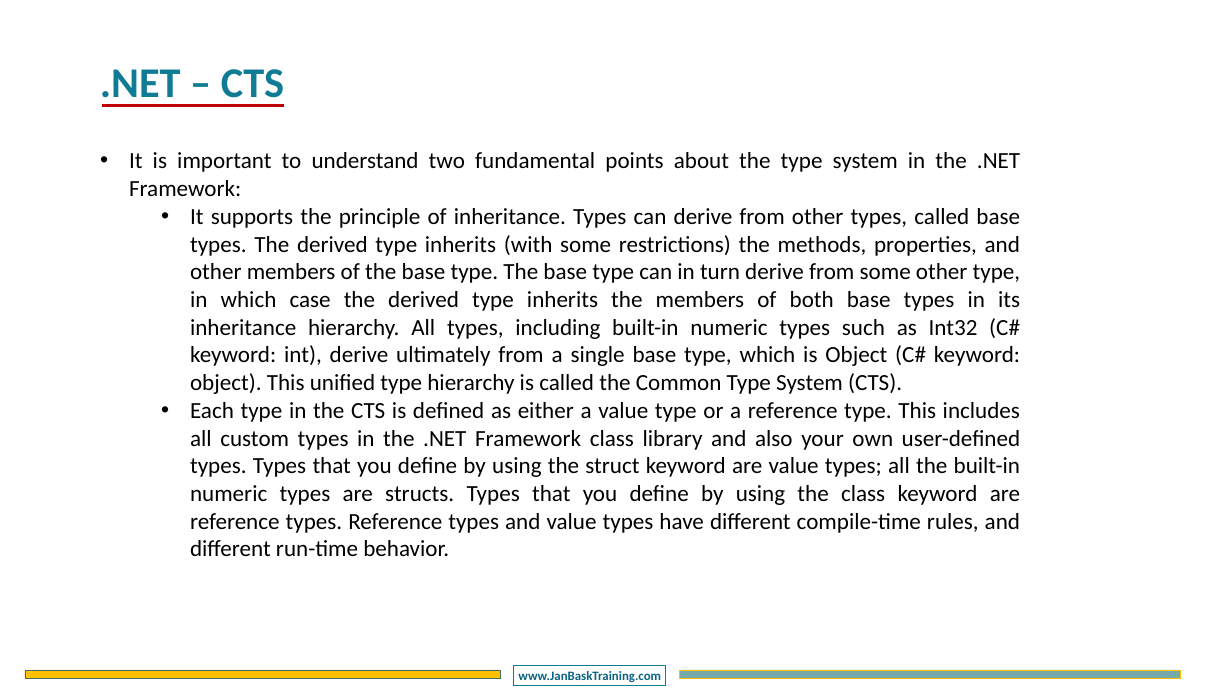
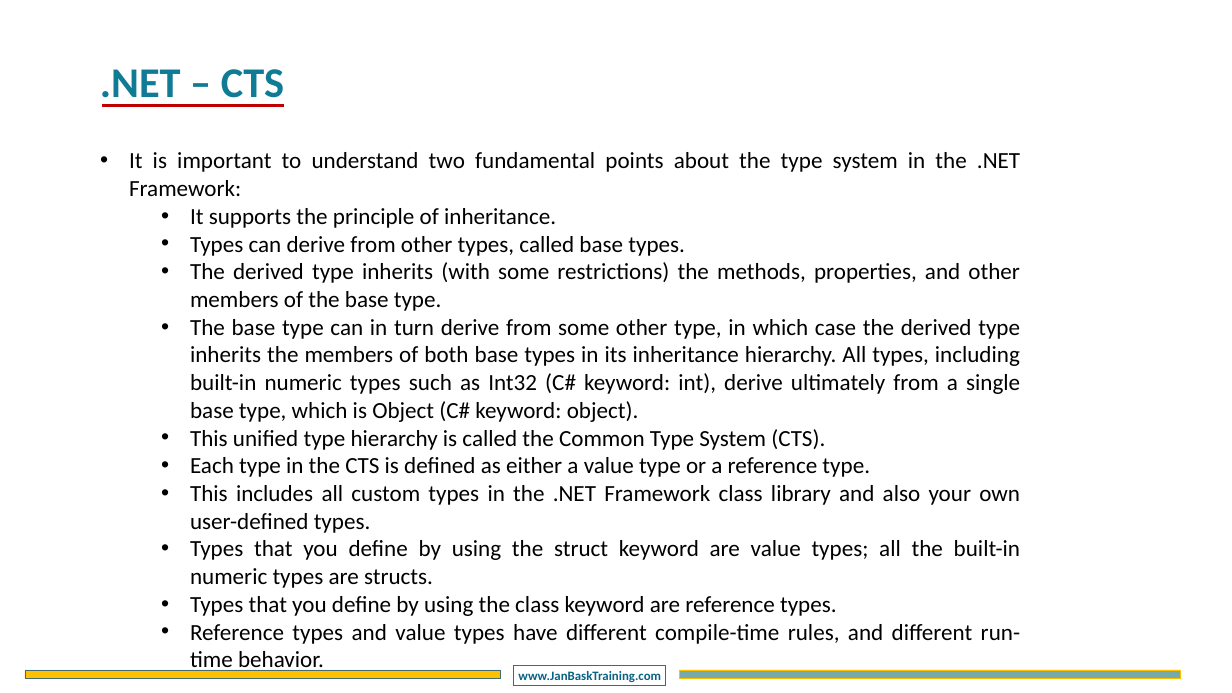
Before and after one commit to DotNetTraining/DotNetEssentials, a slide deck: slide 7 of slides/OOPC/OOPC - Chapter2.pptx. Drawn at 1232x693 pixels with LibreOffice and Linux fonts; fonts in the diff are those of the drawing; background and template pictures are left out. Boxes give left, top, right and bottom in pixels: in the first picture for what was removed or moved away, otherwise in the second. Text is boxed around its words. In the diff, an @@ line names an element or a change of style, - is before the commit and + after.

```diff
--- a/slides/OOPC/OOPC - Chapter2.pptx
+++ b/slides/OOPC/OOPC - Chapter2.pptx
@@ text at (190,208,1020,674): text changed @@
-  • It supports the principle of inheritance. Types can derive from other types, called base types. The derived type inherits (with some restrictions) the methods, properties, and other members of the base type. The base type can in turn derive from some other type, in which case the derived type inherits the members of both base types in its inheritance hierarchy. All types, including built-in numeric types such as Int32 (C# keyword: int), derive ultimately from a single base type, which is Object (C# keyword: object). This unified type hierarchy is called the Common Type System (CTS).
-  • Each type in the CTS is defined as either a value type or a reference type. This includes all custom types in the .NET Framework class library and also your own user-defined types. Types that you define by using the struct keyword are value types; all the built-in numeric types are structs. Types that you define by using the class keyword are reference types. Reference types and value types have different compile-time rules, and different run-time behavior.
+  • It supports the principle of inheritance.
+  • Types can derive from other types, called base types.
+  • The derived type inherits (with some restrictions) the methods, properties, and other members of the base type.
+  • The base type can in turn derive from some other type, in which case the derived type inherits the members of both base types in its inheritance hierarchy. All types, including built-in numeric types such as Int32 (C# keyword: int), derive ultimately from a single base type, which is Object (C# keyword: object).
+  • This unified type hierarchy is called the Common Type System (CTS).
+  • Each type in the CTS is defined as either a value type or a reference type.
+  • This includes all custom types in the .NET Framework class library and also your own user-defined types.
+  • Types that you define by using the struct keyword are value types; all the built-in numeric types are structs.
+  • Types that you define by using the class keyword are reference types.
+  • Reference types and value types have different compile-time rules, and different run-time behavior.
```
Also in this commit, not shown: 16 other slides changed, 8 slides added, 7 slides removed, 7 other files.
